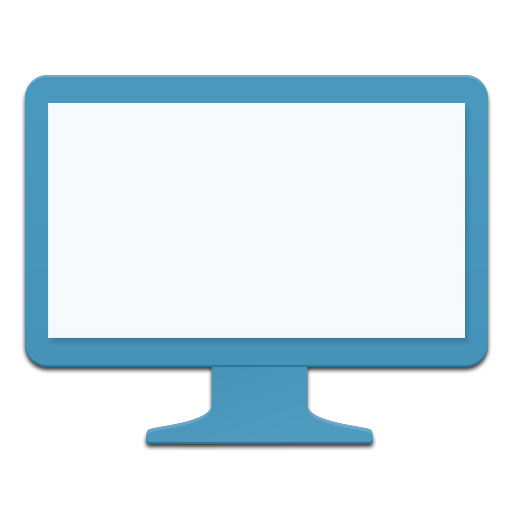
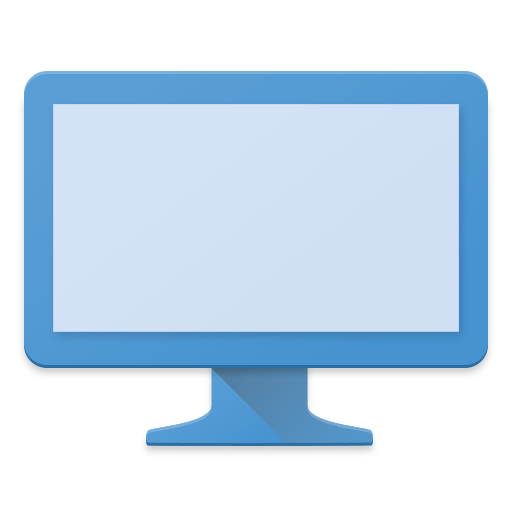
Two versions of the same layered image (512px x 512px). Layer-by-layer changes:
"Screen": opacity 95% → 100%, painted on it over [48, 103, 465, 338]
removed layer "Main piece" over [25, 75, 488, 365]
added layer "Monitor" above "Monitor shadow" over [24, 71, 488, 365]
added layer "Monitor shadow" above "Angled shadow" over [24, 94, 488, 365]
added layer "Angled shadow" (50%) above "Stand" over [212, 245, 458, 456]
painted on "Stand" over [146, 297, 373, 443]
painted on "Stand shadow" over [146, 297, 373, 443]
removed layer "Main piece shadow" over [25, 75, 488, 365]
